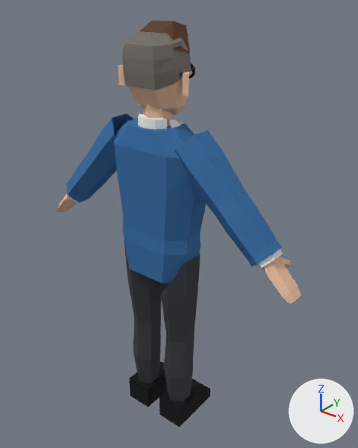
The Blender file characters/glasses_ceo/glasses_ceo.blend: old version first, new version second.
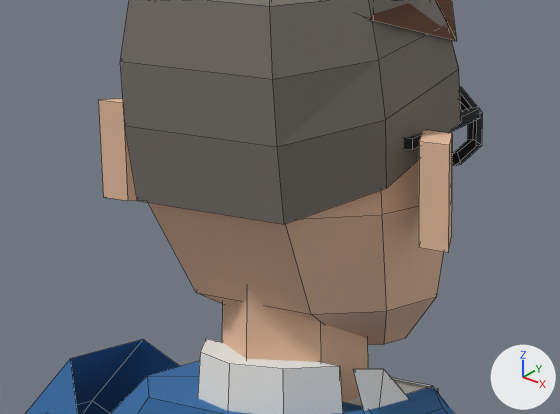
Each version appears first whole from a 50 mm camera at (1.234, -1.418, 1.913) aimed at (0.021, 0.098, 0.973), and next in a close-up on the part from 27% to 59% of the width and 10% to 29% of the height. Lighting does not change. The marker at lower right points along +X, +Y and +Z. The last two pictures show the newer version. The close-ups show mesh edges as thin lines.

In view in the first close-up: 'glasses_ceo'.
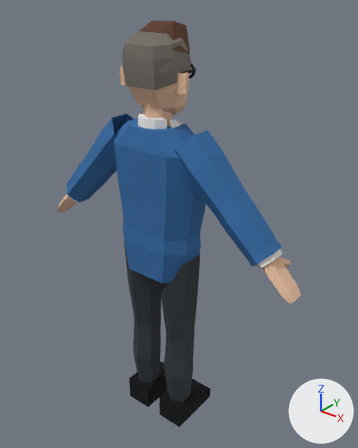
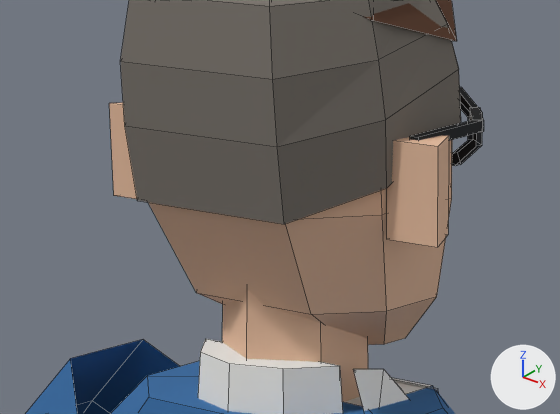
The change in detail:
me_glasses_ceo is used by ob_glasses_ceo; location (0.0, 0.0, 0.0).
me_glasses_ceo had 712 vertices, 544 faces and spanned x -0.65..0.65, y -0.11..0.18, z 0.0..1.79.
me_glasses_ceo now has 728 vertices, 556 faces and spans x -0.65..0.65, y -0.11..0.18, z 0.0..1.79.
me_glasses_ceo part 1: the loose piece of 8 vertices spanning x 0.07..0.12, y -0.02..0.12, z 1.62..1.63 is copied, and the copy is scaled about its middle by (0.0149, 0.564, -0.951), then moved by (0.03, -0.03, 0.0); it spans x 0.12..0.13, y -0.02..0.06, z 1.63..1.64.
Part 2, on me_glasses_ceo:
10 faces are deleted.
4 vertices in x -0.12..0.12, y -0.02, z 1.62..1.63 move by (0.0, 0.07, 0.01).
16 vertices move from x -0.17..0.17, y -0.03..0.12, z 1.56..1.63 to x -0.16..0.16, y -0.03..0.12, z 1.56..1.64.
8 vertices are added at x -0.13..-0.12, y -0.02..0.06, z 1.63..1.64.
16 new faces join them.

Changed parts and their boxes [x1, y1, x2, y2] in the close-ups (560 x 414 px; the box of a moved part takes in the faces that stretch with it):
'glasses_ceo', reshaped: before [25, 0, 483, 414]; after [25, 0, 484, 414]
part 1 of me_glasses_ceo, added: after [410, 120, 483, 141]
part 2 of me_glasses_ceo, moved or reshaped: before [98, 99, 480, 252]; after [109, 102, 484, 247]
